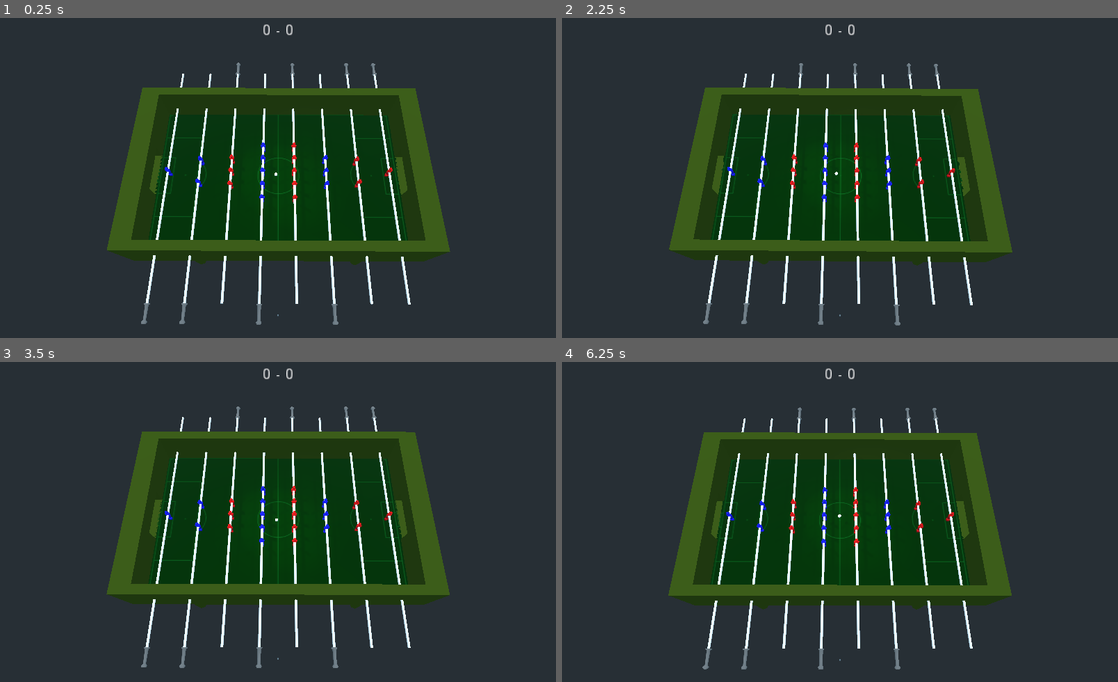
Above: before the commit, frames 1-4 (two rows, left to right).
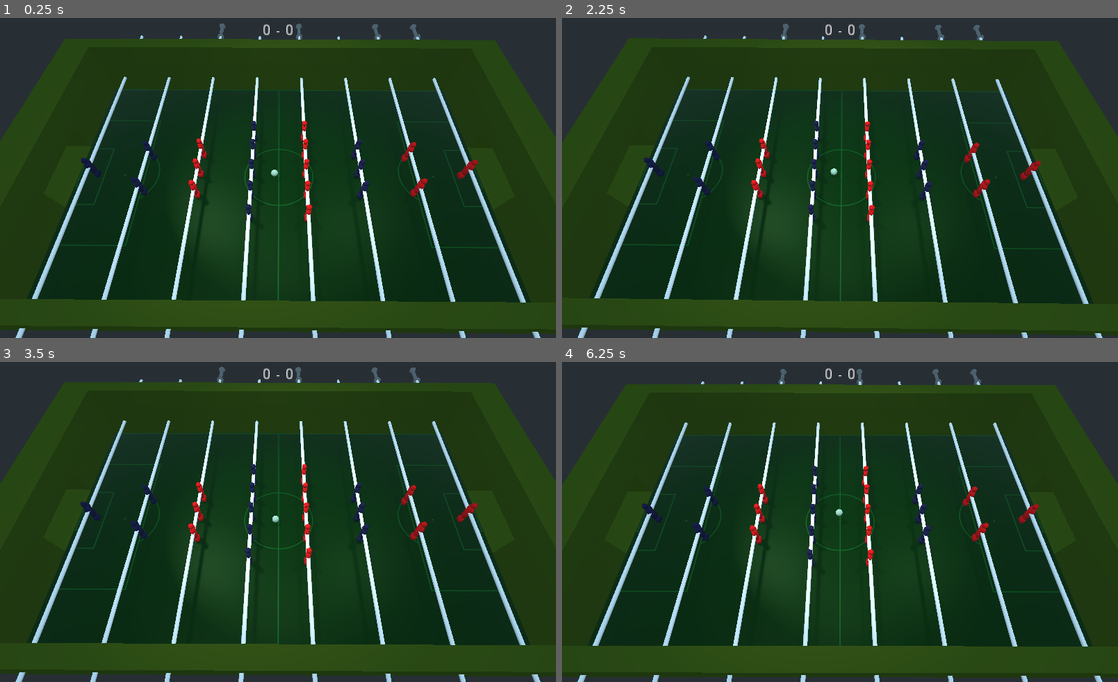
Above: after the commit, the same moments.

Repository: acarrasco/foosball
Game: Godot game, scene res://Room.tscn
The game is run twice, just before and just after one commit, with the same random seed, the same clock (stepped at 60 frames per second) and the same inputs.
Inputs:
- Up to frame 1 (0.25 s): no input
- Up to frame 2 (2.25 s): tap Space at 0.77, 1.52 s
- Up to frame 3 (3.5 s): tap Space at 3.02 s
- Up to frame 4 (6.25 s): tap Space at 3.77, 4.52, 6.02 s

The runs differ from the first frame. In frame 1, 67% of the frame differs, in the area x 0-100%, y 1-100%; in frame 2, 67%; in frame 3, 67%; in frame 4, 67%.

Commit message:
improve lights, shadows and camera placement

Diff:
--- a/Bar.tscn
+++ b/Bar.tscn
@@ -4,6 +4,7 @@
 
 [sub_resource type="CylinderShape" id=1]
 margin = 0.01
+radius = 0.6
 height = 2.78096
 
 [node name="Bar" type="KinematicBody"]
@@ -14,7 +15,7 @@
 
 [node name="CSGCylinder" type="CSGCylinder" parent="."]
 transform = Transform( 1, 0, 0, 0, -1.62921e-07, -1, 0, 1, -1.62921e-07, 0, 0, 0 )
-radius = 0.7
+radius = 0.6
 height = 140.0
 
 [node name="Handle" type="MeshInstance" parent="."]
--- a/Floor.tscn
+++ b/Floor.tscn
@@ -2,38 +2,33 @@
 
 [ext_resource path="res://field.png" type="Texture" id=1]
 
-[sub_resource type="PhysicsMaterial" id=3]
+[sub_resource type="PhysicsMaterial" id=1]
 rough = true
 
-[sub_resource type="SpatialMaterial" id=1]
+[sub_resource type="SpatialMaterial" id=2]
 albedo_color = Color( 0.0509804, 0.396078, 0.129412, 1 )
 albedo_texture = ExtResource( 1 )
-metallic = 0.09
-metallic_specular = 0.04
-roughness = 0.3
-ao_enabled = true
-ao_light_affect = 0.0
-ao_on_uv2 = false
-ao_texture_channel = 0
+metallic = 0.3
+metallic_specular = 0.2
+roughness = 0.37
 transmission_enabled = true
 transmission = Color( 0, 0, 0, 1 )
 
-[sub_resource type="BoxShape" id=2]
+[sub_resource type="BoxShape" id=3]
 extents = Vector3( 80, 5, 42.5 )
 
 [node name="Floor" type="Spatial"]
-transform = Transform( 1.01, 0, 0, 0, 1, 0, 0, 0, 1.01, 0, 0, 0 )
 
 [node name="StaticBody" type="StaticBody" parent="."]
-physics_material_override = SubResource( 3 )
+physics_material_override = SubResource( 1 )
 
 [node name="CSGBox" type="CSGBox" parent="StaticBody"]
 transform = Transform( 1, 0, 0, 0, 1, 0, 0, 0, 1, 0, -5, 0 )
 width = 140.0
 height = 10.0
 depth = 85.0
-material = SubResource( 1 )
+material = SubResource( 2 )
 
 [node name="CollisionShape" type="CollisionShape" parent="StaticBody"]
 transform = Transform( 1, 0, 0, 0, 1, 0, 0, 0, 1, 0, -5, 0 )
-shape = SubResource( 2 )
+shape = SubResource( 3 )
--- a/Pin.tscn
+++ b/Pin.tscn
@@ -2,29 +2,33 @@
 
 [ext_resource path="res://pin.obj" type="ArrayMesh" id=1]
 
-[sub_resource type="SpatialMaterial" id=4]
+[sub_resource type="SpatialMaterial" id=1]
 
-[sub_resource type="ConvexPolygonShape" id=5]
+[sub_resource type="ConvexPolygonShape" id=2]
 points = PoolVector3Array( -0.869984, 0.183755, -0.226124, -0.854978, -0.0555378, -0.10596, -0.833066, -0.111566, -0.33 …(1927 unchanged characters)…
 
-[sub_resource type="ConvexPolygonShape" id=6]
+[sub_resource type="ConvexPolygonShape" id=3]
 points = PoolVector3Array( -1.4096, -2.15142, -0.224372, -1.39278, -1.67647, 0.274363, -1.38136, -1.69525, -0.280886, - …(1838 unchanged characters)…
 
-[sub_resource type="ConvexPolygonShape" id=7]
+[sub_resource type="ConvexPolygonShape" id=4]
 points = PoolVector3Array( -0.952077, -7.1435, 0.518824, -0.948548, -8.80185, 0.517003, -0.948551, -7.14646, -0.525306, …(945 unchanged characters)…
 
 [node name="Pin" type="KinematicBody"]
 input_ray_pickable = false
 
 [node name="Mesh" type="MeshInstance" parent="."]
+transform = Transform( -1.62921e-07, 0, 1, 0, 1, 0, -1, 0, -1.62921e-07, 0, 0, 0 )
 mesh = ExtResource( 1 )
-material/0 = SubResource( 4 )
+material/0 = SubResource( 1 )
 
 [node name="CollisionShape3" type="CollisionShape" parent="."]
-shape = SubResource( 5 )
+transform = Transform( -1.62921e-07, 0, 1, 0, 1, 0, -1, 0, -1.62921e-07, 0, 0, 0 )
+shape = SubResource( 2 )
 
 [node name="CollisionShape2" type="CollisionShape" parent="."]
-shape = SubResource( 6 )
+transform = Transform( -1.62921e-07, 0, 1, 0, 1, 0, -1, 0, -1.62921e-07, 0, 0, 0 )
+shape = SubResource( 3 )
 
 [node name="CollisionShape" type="CollisionShape" parent="."]
-shape = SubResource( 7 )
+transform = Transform( -1.62921e-07, 0, 1, 0, 1, 0, -1, 0, -1.62921e-07, 0, 0, 0 )
+shape = SubResource( 4 )
--- a/Room.gd
+++ b/Room.gd
@@ -6,7 +6,7 @@
 # var b = "text"
 const UP = Vector3(0, 1, 0)
 const CAMERA_EASING = 0.2
-const LIGHT_EASING = 1.5
+const LIGHT_EASING = 1
 
 var cameras
 var ball
--- a/Room.tscn
+++ b/Room.tscn
@@ -9,8 +9,8 @@
 [node name="Table" parent="." instance=ExtResource( 1 )]
 
 [node name="CameraLeft" type="Camera" parent="."]
-transform = Transform( 1, 0, 0, 0, 0.173648, 0.984807, 0, -0.984807, 0.173648, 0, 170, 75 )
-fov = 54.4
+transform = Transform( 1, 0, 0, 0, 0.173648, 0.984807, 0, -0.984807, 0.173648, 0, 85, 50 )
+fov = 60.0
 near = 1.0
 far = 500.0
 
@@ -32,44 +32,53 @@
 "_edit_use_anchors_": false
 }
 
-[node name="DirectionalLight" type="DirectionalLight" parent="."]
-transform = Transform( 1, 0, 0, 0, -1.62921e-07, 1, 0, -1, -1.62921e-07, 0, 70.3711, 0 )
-light_energy = 0.56
-
 [node name="SpotLight1" type="SpotLight" parent="."]
-transform = Transform( 1, 0, 0, 0, 1, 0, 0, 0, 1, -80, 100, -50 )
-light_energy = 0.67
+transform = Transform( 1, 0, 0, 0, 1, 0, 0, 0, 1, -80, 200, -50 )
+light_energy = 0.6
 light_specular = 0.71
 shadow_enabled = true
-shadow_bias = 6.43
-spot_range = 200.0
+shadow_bias = 4.0
+shadow_contact = 1.5
+spot_range = 300.0
 spot_attenuation = 0.329877
 spot_angle = 10.0
 spot_angle_attenuation = 1.93187
 
 [node name="SpotLight2" type="SpotLight" parent="."]
-transform = Transform( 1, 0, 0, 0, 1, 0, 0, 0, 1, -80, 100, 50 )
-light_energy = 0.67
+transform = Transform( 1, 0, 0, 0, 1, 0, 0, 0, 1, -80, 200, 50 )
+light_energy = 0.6
+light_specular = 0.71
+shadow_enabled = true
+shadow_bias = 4.0
+shadow_contact = 1.5
+spot_range = 300.0
+spot_angle = 15.0
+
+[node name="SpotLight3" type="SpotLight" parent="."]
+transform = Transform( 1, 0, 0, 0, 1, 0, 0, 0, 1, 80, 200, -50 )
+light_energy = 0.6
+light_specular = 0.71
+shadow_enabled = true
+shadow_bias = 4.0
+shadow_contact = 1.5
+spot_range = 300.0
+spot_angle = 15.0
+
+[node name="SpotLight4" type="SpotLight" parent="."]
+transform = Transform( 1, 0, 0, 0, 1, 0, 0, 0, 1, 80, 200, 50 )
+light_energy = 0.6
+light_specular = 0.71
+shadow_enabled = true
+shadow_bias = 4.0
+shadow_contact = 1.5
+spot_range = 300.0
+spot_angle = 15.0
+
+[node name="SpotLight0" type="SpotLight" parent="."]
+transform = Transform( 1, 0, 0, 0, -1.62921e-07, 1, 0, -1, -1.62921e-07, 0, 200, 0 )
+light_energy = 0.5
 light_specular = 0.71
 shadow_enabled = true
 shadow_bias = 6.43
-spot_range = 200.0
-spot_angle = 15.0
-
-[node name="SpotLight3" type="SpotLight" parent="."]
-transform = Transform( 1, 0, 0, 0, 1, 0, 0, 0, 1, 80, 100, -50 )
-light_energy = 0.67
-light_specular = 0.71
-shadow_enabled = true
-shadow_bias = 6.43
-spot_range = 200.0
-spot_angle = 15.0
-
-[node name="SpotLight4" type="SpotLight" parent="."]
-transform = Transform( 1, 0, 0, 0, 1, 0, 0, 0, 1, 80, 100, 50 )
-light_energy = 0.67
-light_specular = 0.71
-shadow_enabled = true
-shadow_bias = 6.43
-spot_range = 200.0
-spot_angle = 15.0
+spot_range = 250.0
+spot_angle = 23.7
--- a/Table.tscn
+++ b/Table.tscn
@@ -10,12 +10,16 @@
 [ext_resource path="res://ActiveBars.gd" type="Script" id=8]
 [ext_resource path="res://Ball.gd" type="Script" id=9]
 
-[sub_resource type="PhysicsMaterial" id=2]
+[sub_resource type="PhysicsMaterial" id=1]
 friction = 2.0
 bounce = 0.5
 
-[sub_resource type="SphereShape" id=1]
-margin = 0.01
+[sub_resource type="SphereShape" id=2]
+margin = 0.02
+radius = 1.2
+
+[sub_resource type="SpatialMaterial" id=3]
+albedo_color = Color( 0.647059, 0.796078, 0.690196, 1 )
 
 [node name="Table" type="Spatial"]
 
@@ -58,149 +62,153 @@
 radius = 4.0
 height = 80.0
 material = ExtResource( 4 )
+
+[node name="LeftBars" type="Spatial" parent="."]
+transform = Transform( 1, 0, 0, 0, 1, 0, 0, 0, 1, 0, 6, 0 )
+script = ExtResource( 8 )
+team_color = Color( 0.0862745, 0.0941176, 0.270588, 1 )
+
+[node name="0" parent="LeftBars" instance=ExtResource( 5 )]
+transform = Transform( 1, 0, 0, 0, 1, 0, 0, 0, 1, -63, 0, 0 )
+script = ExtResource( 6 )
+SWAY_AXIS = [ 1, 2 ]
+ROTATE_AXIS = [ 0, 3 ]
+
+[node name="Pin" parent="LeftBars/0" instance=ExtResource( 7 )]
+transform = Transform( 1, 0, 0, 0, 1, 0, 0, 0, 1, 0, 3, 0 )
+
+[node name="1" parent="LeftBars" instance=ExtResource( 5 )]
+transform = Transform( 1, 0, 0, 0, 1, 0, 0, 0, 1, -45, 0, 0 )
+script = ExtResource( 6 )
+max_sway = 30
+SWAY_AXIS = [ 1, 2 ]
+ROTATE_AXIS = [ 0, 3 ]
+
+[node name="Pin1" parent="LeftBars/1" instance=ExtResource( 7 )]
+transform = Transform( 1, 0, 0, 0, 1, 0, 0, 0, 1, 0, 3, -7 )
+
+[node name="Pin2" parent="LeftBars/1" instance=ExtResource( 7 )]
+transform = Transform( 1, 0, 0, 0, 1, 0, 0, 0, 1, 0, 3, 7 )
+
+[node name="2" parent="LeftBars" instance=ExtResource( 5 )]
+transform = Transform( 1, 0, 0, 0, 1, 0, 0, 0, 1, -9, 0, 0 )
+script = ExtResource( 6 )
+max_sway = 25
+SWAY_AXIS = [ 1, 2 ]
+ROTATE_AXIS = [ 0, 3 ]
+
+[node name="Pin1" parent="LeftBars/2" instance=ExtResource( 7 )]
+transform = Transform( 1, 0, 0, 0, 1, 0, 0, 0, 1, 0, 3, -16 )
+
+[node name="Pin2" parent="LeftBars/2" instance=ExtResource( 7 )]
+transform = Transform( 1, 0, 0, 0, 1, 0, 0, 0, 1, 0, 3, -8 )
+
+[node name="Pin3" parent="LeftBars/2" instance=ExtResource( 7 )]
+transform = Transform( 1, 0, 0, 0, 1, 0, 0, 0, 1, 0, 3, 0 )
+
+[node name="Pin4" parent="LeftBars/2" instance=ExtResource( 7 )]
+transform = Transform( 1, 0, 0, 0, 1, 0, 0, 0, 1, 0, 3, 8 )
+
+[node name="Pin5" parent="LeftBars/2" instance=ExtResource( 7 )]
+transform = Transform( 1, 0, 0, 0, 1, 0, 0, 0, 1, 0, 3, 16 )
+
+[node name="3" parent="LeftBars" instance=ExtResource( 5 )]
+transform = Transform( 1, 0, 0, 0, 1, 0, 0, 0, 1, 27, 0, 0 )
+script = ExtResource( 6 )
+max_sway = 28
+SWAY_AXIS = [ 1, 2 ]
+ROTATE_AXIS = [ 0, 3 ]
+
+[node name="Pin1" parent="LeftBars/3" instance=ExtResource( 7 )]
+transform = Transform( 1, 0, 0, 0, 1, 0, 0, 0, 1, 0, 3, -8 )
+
+[node name="Pin2" parent="LeftBars/3" instance=ExtResource( 7 )]
+transform = Transform( 1, 0, 0, 0, 1, 0, 0, 0, 1, 0, 3, 0 )
+
+[node name="Pin3" parent="LeftBars/3" instance=ExtResource( 7 )]
+transform = Transform( 1, 0, 0, 0, 1, 0, 0, 0, 1, 0, 3, 8 )
+
+[node name="RightBars" type="Spatial" parent="."]
+transform = Transform( -1, 0, -3.25841e-07, 0, 1, 0, 3.25841e-07, 0, -1, 0, 6, 0 )
+script = ExtResource( 8 )
+joy = 1
+invert = true
+team_color = Color( 0.945098, 0.0431373, 0.0431373, 1 )
+
+[node name="0" parent="RightBars" instance=ExtResource( 5 )]
+transform = Transform( 1, 0, 0, 0, 1, 0, 0, 0, 1, -63, 0, 0 )
+script = ExtResource( 6 )
+invert = -1
+joy = 1
+analog = 1
+
+[node name="Pin" parent="RightBars/0" instance=ExtResource( 7 )]
+transform = Transform( 1, 0, 0, 0, 1, 0, 0, 0, 1, 0, 3, 0 )
+
+[node name="1" parent="RightBars" instance=ExtResource( 5 )]
+transform = Transform( 1, 0, 0, 0, 1, 0, 0, 0, 1, -45, 0, 0 )
+script = ExtResource( 6 )
+max_sway = 30
+invert = -1
+joy = 1
+
+[node name="Pin1" parent="RightBars/1" instance=ExtResource( 7 )]
+transform = Transform( 1, 0, 0, 0, 1, 0, 0, 0, 1, 0, 3, -7 )
+
+[node name="Pin2" parent="RightBars/1" instance=ExtResource( 7 )]
+transform = Transform( 1, 0, 0, 0, 1, 0, 0, 0, 1, 0, 3, 7 )
+
+[node name="2" parent="RightBars" instance=ExtResource( 5 )]
+transform = Transform( 1, 0, 0, 0, 1, 0, 0, 0, 1, -9, 0, 0 )
+script = ExtResource( 6 )
+max_sway = 25
+invert = -1
+joy = 1
+
+[node name="Pin1" parent="RightBars/2" instance=ExtResource( 7 )]
+transform = Transform( 1, 0, 0, 0, 1, 0, 0, 0, 1, 0, 3, -16 )
+
+[node name="Pin2" parent="RightBars/2" instance=ExtResource( 7 )]
+transform = Transform( 1, 0, 0, 0, 1, 0, 0, 0, 1, 0, 3, -8 )
+
+[node name="Pin3" parent="RightBars/2" instance=ExtResource( 7 )]
+transform = Transform( 1, 0, 0, 0, 1, 0, 0, 0, 1, 0, 3, 0 )
+
+[node name="Pin4" parent="RightBars/2" instance=ExtResource( 7 )]
+transform = Transform( 1, 0, 0, 0, 1, 0, 0, 0, 1, 0, 3, 8 )
+
+[node name="Pin5" parent="RightBars/2" instance=ExtResource( 7 )]
+transform = Transform( 1, 0, 0, 0, 1, 0, 0, 0, 1, 0, 3, 16 )
+
+[node name="3" parent="RightBars" instance=ExtResource( 5 )]
+transform = Transform( 1, 0, 0, 0, 1, 0, 0, 0, 1, 27, 0, 0 )
+script = ExtResource( 6 )
+max_sway = 28
+invert = -1
+joy = 1
+
+[node name="Pin1" parent="RightBars/3" instance=ExtResource( 7 )]
+transform = Transform( 1, 0, 0, 0, 1, 0, 0, 0, 1, 0, 3, -8 )
+
+[node name="Pin2" parent="RightBars/3" instance=ExtResource( 7 )]
+transform = Transform( 1, 0, 0, 0, 1, 0, 0, 0, 1, 0, 3, 0 )
+
+[node name="Pin3" parent="RightBars/3" instance=ExtResource( 7 )]
+transform = Transform( 1, 0, 0, 0, 1, 0, 0, 0, 1, 0, 3, 8 )
 
 [node name="Ball" type="RigidBody" parent="."]
 transform = Transform( 0.152089, 0.988367, 0, -0.988367, 0.152089, 0, 0, 0, 1, -0.360352, 5.1361, -0.105382 )
 input_ray_pickable = false
 mass = 0.2
-physics_material_override = SubResource( 2 )
+physics_material_override = SubResource( 1 )
 can_sleep = false
 script = ExtResource( 9 )
 
 [node name="CollisionShape" type="CollisionShape" parent="Ball"]
-shape = SubResource( 1 )
+shape = SubResource( 2 )
 
 [node name="CSGSphere" type="CSGSphere" parent="Ball"]
-
-[node name="LeftBars" type="Spatial" parent="."]
-transform = Transform( 1, 0, 0, 0, 1, 0, 0, 0, 1, 0, 6, 0 )
-script = ExtResource( 8 )
-team_color = Color( 0.0507812, 0.0878601, 1, 1 )
-
-[node name="0" parent="LeftBars" instance=ExtResource( 5 )]
-transform = Transform( 1, 0, 0, 0, 1, 0, 0, 0, 1, -63, 0, 0 )
-script = ExtResource( 6 )
-SWAY_AXIS = [ 1, 2 ]
-ROTATE_AXIS = [ 0, 3 ]
-
-[node name="Pin" parent="LeftBars/0" instance=ExtResource( 7 )]
-transform = Transform( 1, 0, 0, 0, 1, 0, 0, 0, 1, 0, 3, 0 )
-
-[node name="1" parent="LeftBars" instance=ExtResource( 5 )]
-transform = Transform( 1, 0, 0, 0, 1, 0, 0, 0, 1, -45, 0, 0 )
-script = ExtResource( 6 )
-max_sway = 30
-SWAY_AXIS = [ 1, 2 ]
-ROTATE_AXIS = [ 0, 3 ]
-
-[node name="Pin1" parent="LeftBars/1" instance=ExtResource( 7 )]
-transform = Transform( 1, 0, 0, 0, 1, 0, 0, 0, 1, 0, 3, -7 )
-
-[node name="Pin2" parent="LeftBars/1" instance=ExtResource( 7 )]
-transform = Transform( 1, 0, 0, 0, 1, 0, 0, 0, 1, 0, 3, 7 )
-
-[node name="2" parent="LeftBars" instance=ExtResource( 5 )]
-transform = Transform( 1, 0, 0, 0, 1, 0, 0, 0, 1, -9, 0, 0 )
-script = ExtResource( 6 )
-max_sway = 25
-SWAY_AXIS = [ 1, 2 ]
-ROTATE_AXIS = [ 0, 3 ]
-
-[node name="Pin1" parent="LeftBars/2" instance=ExtResource( 7 )]
-transform = Transform( 1, 0, 0, 0, 1, 0, 0, 0, 1, 0, 3, -16 )
-
-[node name="Pin2" parent="LeftBars/2" instance=ExtResource( 7 )]
-transform = Transform( 1, 0, 0, 0, 1, 0, 0, 0, 1, 0, 3, -8 )
-
-[node name="Pin3" parent="LeftBars/2" instance=ExtResource( 7 )]
-transform = Transform( 1, 0, 0, 0, 1, 0, 0, 0, 1, 0, 3, 0 )
-
-[node name="Pin4" parent="LeftBars/2" instance=ExtResource( 7 )]
-transform = Transform( 1, 0, 0, 0, 1, 0, 0, 0, 1, 0, 3, 8 )
-
-[node name="Pin5" parent="LeftBars/2" instance=ExtResource( 7 )]
-transform = Transform( 1, 0, 0, 0, 1, 0, 0, 0, 1, 0, 3, 16 )
-
-[node name="3" parent="LeftBars" instance=ExtResource( 5 )]
-transform = Transform( 1, 0, 0, 0, 1, 0, 0, 0, 1, 27, 0, 0 )
-script = ExtResource( 6 )
-max_sway = 28
-SWAY_AXIS = [ 1, 2 ]
-ROTATE_AXIS = [ 0, 3 ]
-
-[node name="Pin1" parent="LeftBars/3" instance=ExtResource( 7 )]
-transform = Transform( 1, 0, 0, 0, 1, 0, 0, 0, 1, 0, 3, -8 )
-
-[node name="Pin2" parent="LeftBars/3" instance=ExtResource( 7 )]
-transform = Transform( 1, 0, 0, 0, 1, 0, 0, 0, 1, 0, 3, 0 )
-
-[node name="Pin3" parent="LeftBars/3" instance=ExtResource( 7 )]
-transform = Transform( 1, 0, 0, 0, 1, 0, 0, 0, 1, 0, 3, 8 )
-
-[node name="RightBars" type="Spatial" parent="."]
-transform = Transform( -1, 0, -3.25841e-07, 0, 1, 0, 3.25841e-07, 0, -1, 0, 6, 0 )
-script = ExtResource( 8 )
-joy = 1
-invert = true
-team_color = Color( 0.945098, 0.0431373, 0.0431373, 1 )
-
-[node name="0" parent="RightBars" instance=ExtResource( 5 )]
-transform = Transform( 1, 0, 0, 0, 1, 0, 0, 0, 1, -63, 0, 0 )
-script = ExtResource( 6 )
-invert = -1
-joy = 1
-analog = 1
-
-[node name="Pin" parent="RightBars/0" instance=ExtResource( 7 )]
-transform = Transform( 1, 0, 0, 0, 1, 0, 0, 0, 1, 0, 3, 0 )
-
-[node name="1" parent="RightBars" instance=ExtResource( 5 )]
-transform = Transform( 1, 0, 0, 0, 1, 0, 0, 0, 1, -45, 0, 0 )
-script = ExtResource( 6 )
-max_sway = 30
-invert = -1
-joy = 1
-
-[node name="Pin1" parent="RightBars/1" instance=ExtResource( 7 )]
-transform = Transform( 1, 0, 0, 0, 1, 0, 0, 0, 1, 0, 3, -7 )
-
-[node name="Pin2" parent="RightBars/1" instance=ExtResource( 7 )]
-transform = Transform( 1, 0, 0, 0, 1, 0, 0, 0, 1, 0, 3, 7 )
-
-[node name="2" parent="RightBars" instance=ExtResource( 5 )]
-transform = Transform( 1, 0, 0, 0, 1, 0, 0, 0, 1, -9, 0, 0 )
-script = ExtResource( 6 )
-max_sway = 25
-invert = -1
-joy = 1
-
-[node name="Pin1" parent="RightBars/2" instance=ExtResource( 7 )]
-transform = Transform( 1, 0, 0, 0, 1, 0, 0, 0, 1, 0, 3, -16 )
-
-[node name="Pin2" parent="RightBars/2" instance=ExtResource( 7 )]
-transform = Transform( 1, 0, 0, 0, 1, 0, 0, 0, 1, 0, 3, -8 )
-
-[node name="Pin3" parent="RightBars/2" instance=ExtResource( 7 )]
-transform = Transform( 1, 0, 0, 0, 1, 0, 0, 0, 1, 0, 3, 0 )
-
-[node name="Pin4" parent="RightBars/2" instance=ExtResource( 7 )]
-transform = Transform( 1, 0, 0, 0, 1, 0, 0, 0, 1, 0, 3, 8 )
-
-[node name="Pin5" parent="RightBars/2" instance=ExtResource( 7 )]
-transform = Transform( 1, 0, 0, 0, 1, 0, 0, 0, 1, 0, 3, 16 )
-
-[node name="3" parent="RightBars" instance=ExtResource( 5 )]
-transform = Transform( 1, 0, 0, 0, 1, 0, 0, 0, 1, 27, 0, 0 )
-script = ExtResource( 6 )
-max_sway = 28
-invert = -1
-joy = 1
-
-[node name="Pin1" parent="RightBars/3" instance=ExtResource( 7 )]
-transform = Transform( 1, 0, 0, 0, 1, 0, 0, 0, 1, 0, 3, -8 )
-
-[node name="Pin2" parent="RightBars/3" instance=ExtResource( 7 )]
-transform = Transform( 1, 0, 0, 0, 1, 0, 0, 0, 1, 0, 3, 0 )
-
-[node name="Pin3" parent="RightBars/3" instance=ExtResource( 7 )]
-transform = Transform( 1, 0, 0, 0, 1, 0, 0, 0, 1, 0, 3, 8 )
+material_override = SubResource( 3 )
+use_in_baked_light = true
+calculate_tangents = false
+radius = 1.2
Not shown: 2 places in Goal.tscn that only renumber resources
Not shown: 1 places in Table.tscn that only renumber resources
Not shown, added: export_presets.cfg
